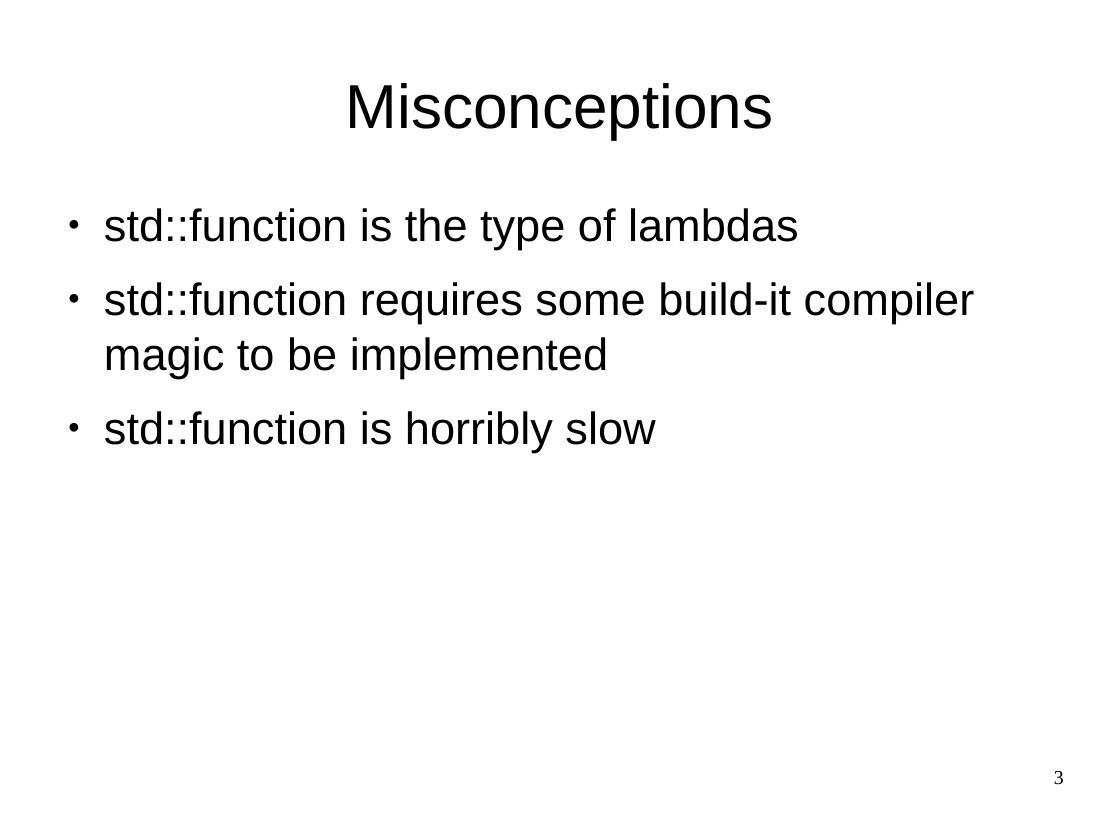
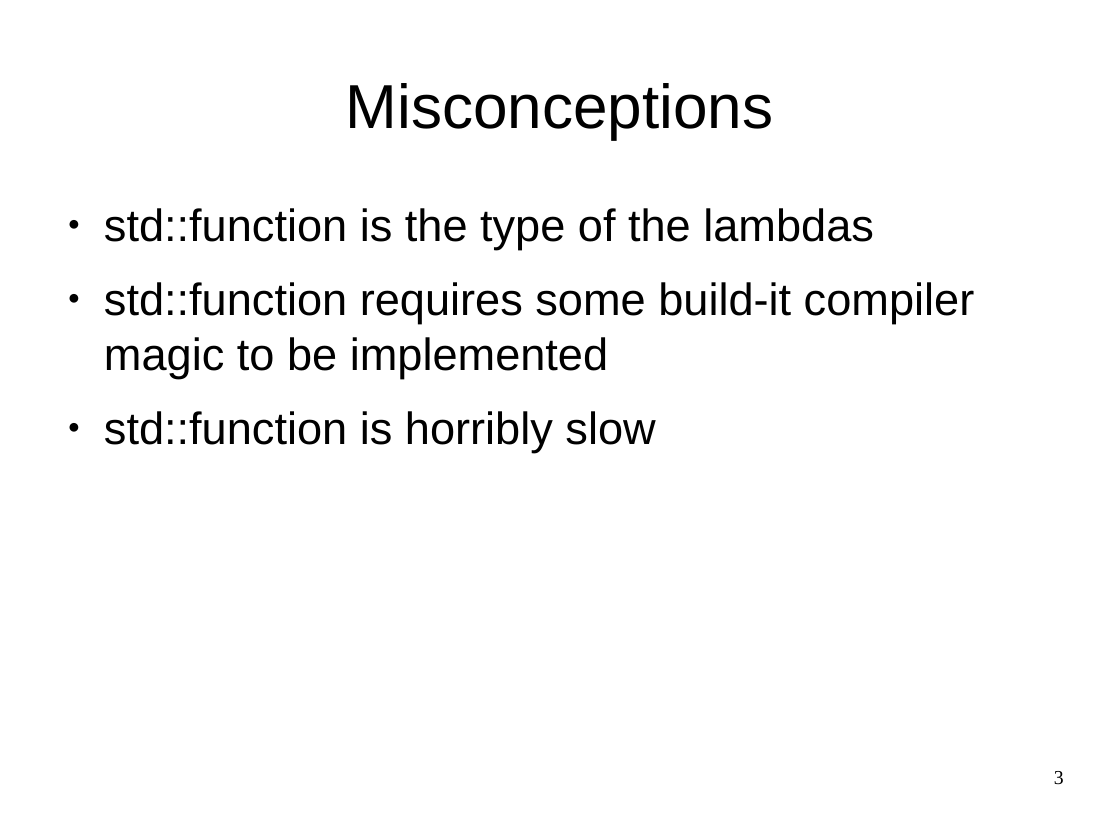
Before and after one commit to maciekgajewski/demystifying_std_function, a slide deck: slide 3 of demystifying-std-function.odp. Drawn at 1120x840 pixels with LibreOffice and Linux fonts; fonts in the diff are those of the drawing. Boxes give left, top, right and bottom in pixels: in the first picture for what was removed or moved away, otherwise in the second. Text is boxed around its words. In the diff, an @@ line names an element or a change of style, - is before the commit and + after.

```diff
--- a/demystifying-std-function.odp
+++ b/demystifying-std-function.odp
@@ text at (104, 208, 874, 250): text changed @@
-● std::function is the type of lambdas
+● std::function is the type of the lambdas
```
Also in this commit, not shown: 22 other slides changed.
